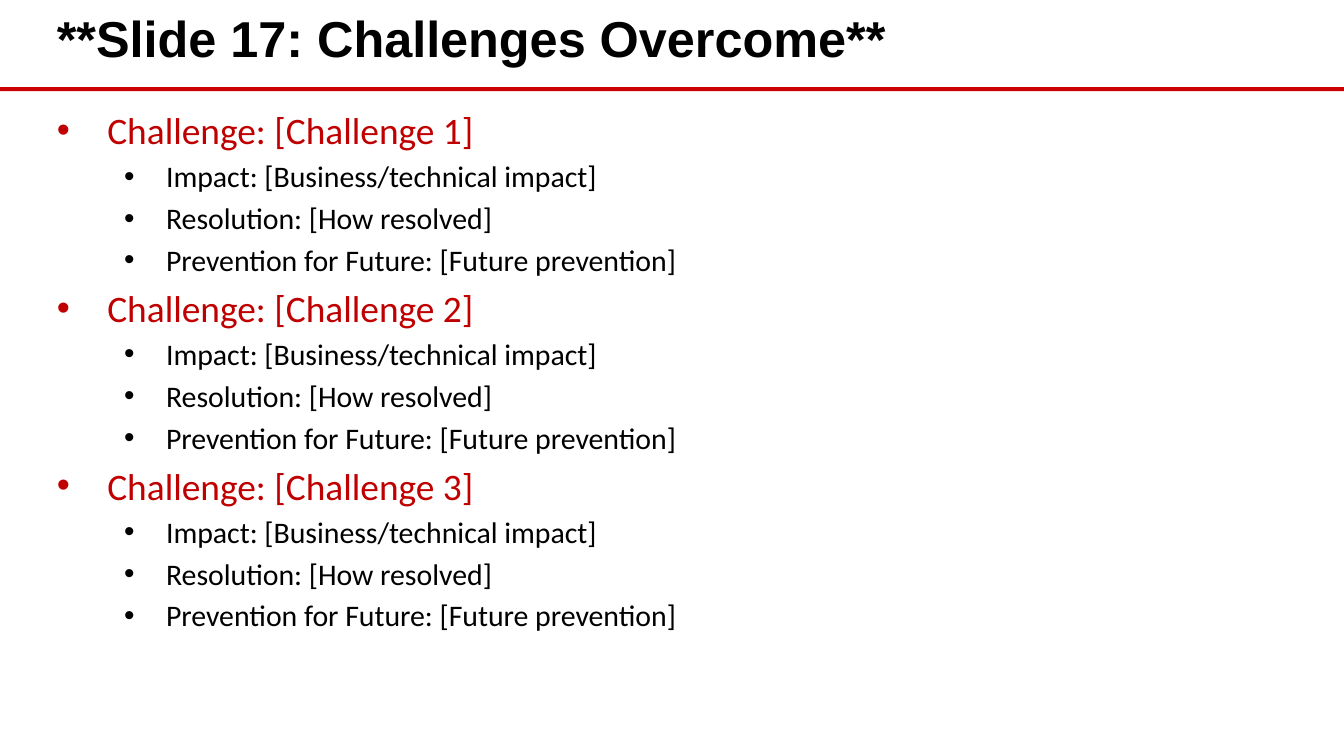
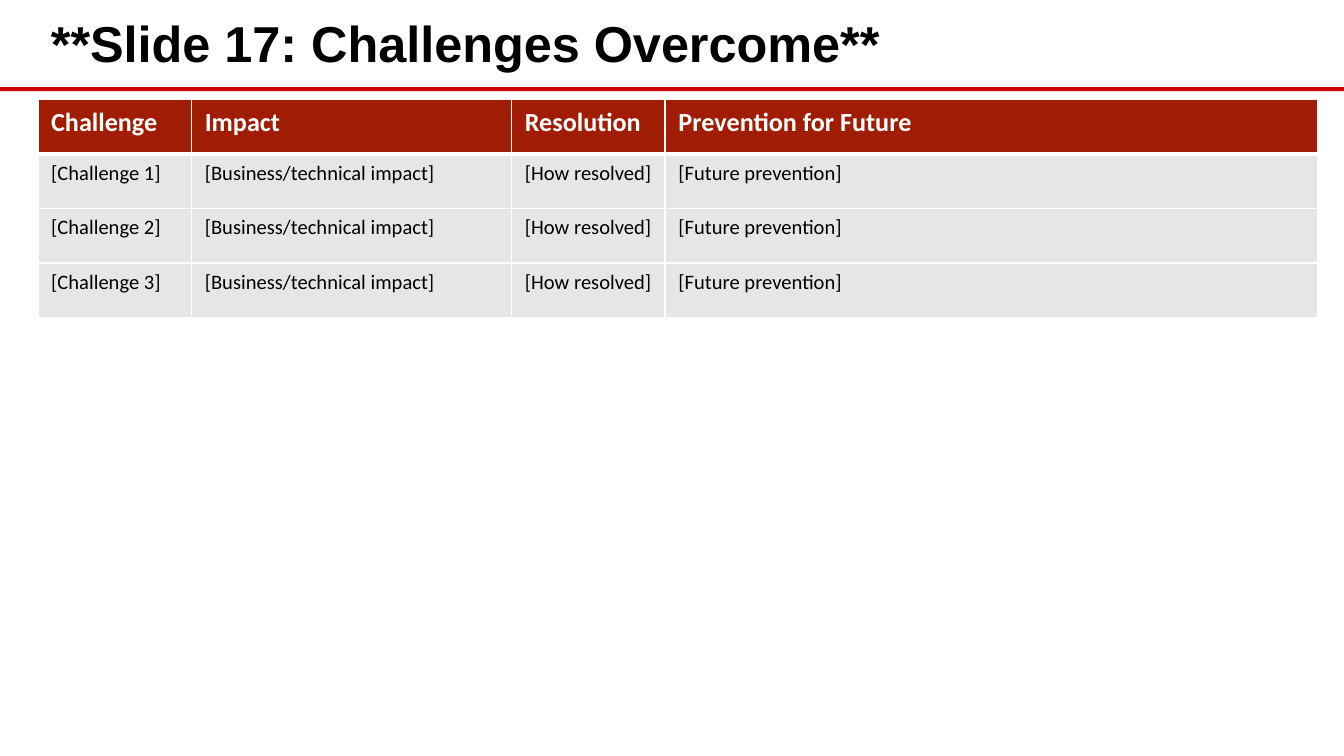
Before and after one commit to eoframework/solutions, a slide deck: slide 17 of solution-template/sample-provider/sample-category/sample-solution/delivery/closeout-presentation.pptx. Drawn at 1344x756 pixels with LibreOffice and Linux fonts; fonts in the diff are those of the drawing; background and template pictures are left out. Boxes give left, top, right and bottom in pixels: in the first picture for what was removed or moved away, otherwise in the second. Text is boxed around its words. In the diff, an @@ line names an element or a change of style, - is before the commit and + after.

```diff
--- a/solution-template/sample-provider/sample-category/sample-solution/delivery/closeout-presentation.pptx
+++ b/solution-template/sample-provider/sample-category/sample-solution/delivery/closeout-presentation.pptx
@@ text "**Slide 17: Challenges Overcome**": place and size @@
-text "**Slide 17: Challenges Overcome**" at box(57, 20, 886, 66)
+text "**Slide 17: Challenges Overcome**" at box(51, 25, 880, 72)
@@ table added at box(38, 99, 1317, 317), 4 rows, 4 columns @@
+Challenge | Impact | Resolution | Prevention for Future
+[Challenge 1] | [Business/technical impact] | [How resolved] | [Future prevention]
+[Challenge 2] | [Business/technical impact] | [How resolved] | [Future prevention]
+[Challenge 3] | [Business/technical impact] | [How resolved] | [Future prevention]
@@ text removed at box(107, 117, 676, 631) @@
-• Challenge: [Challenge 1]
-  • Impact: [Business/technical impact]
-  • Resolution: [How resolved]
-  • Prevention for Future: [Future prevention]
-• Challenge: [Challenge 2]
-  • Impact: [Business/technical impact]
-  • Resolution: [How resolved]
-  • Prevention for Future: [Future prevention]
-• Challenge: [Challenge 3]
-  • Impact: [Business/technical impact]
-  • Resolution: [How resolved]
-  • Prevention for Future: [Future prevention]
```
Also in this commit, not shown: 6 other slides changed, 18 other files.
